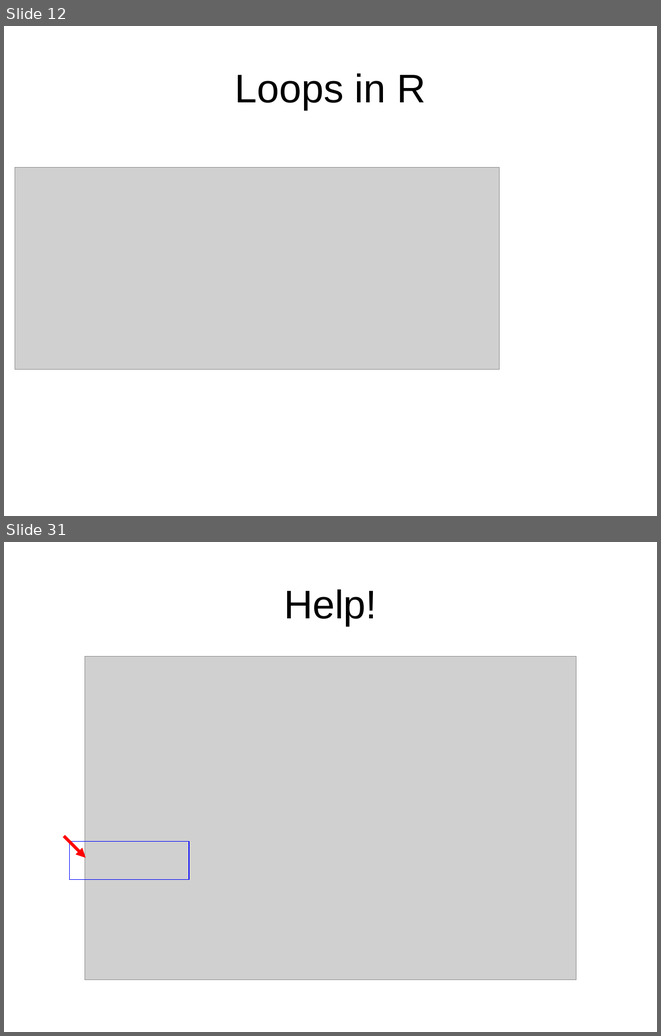
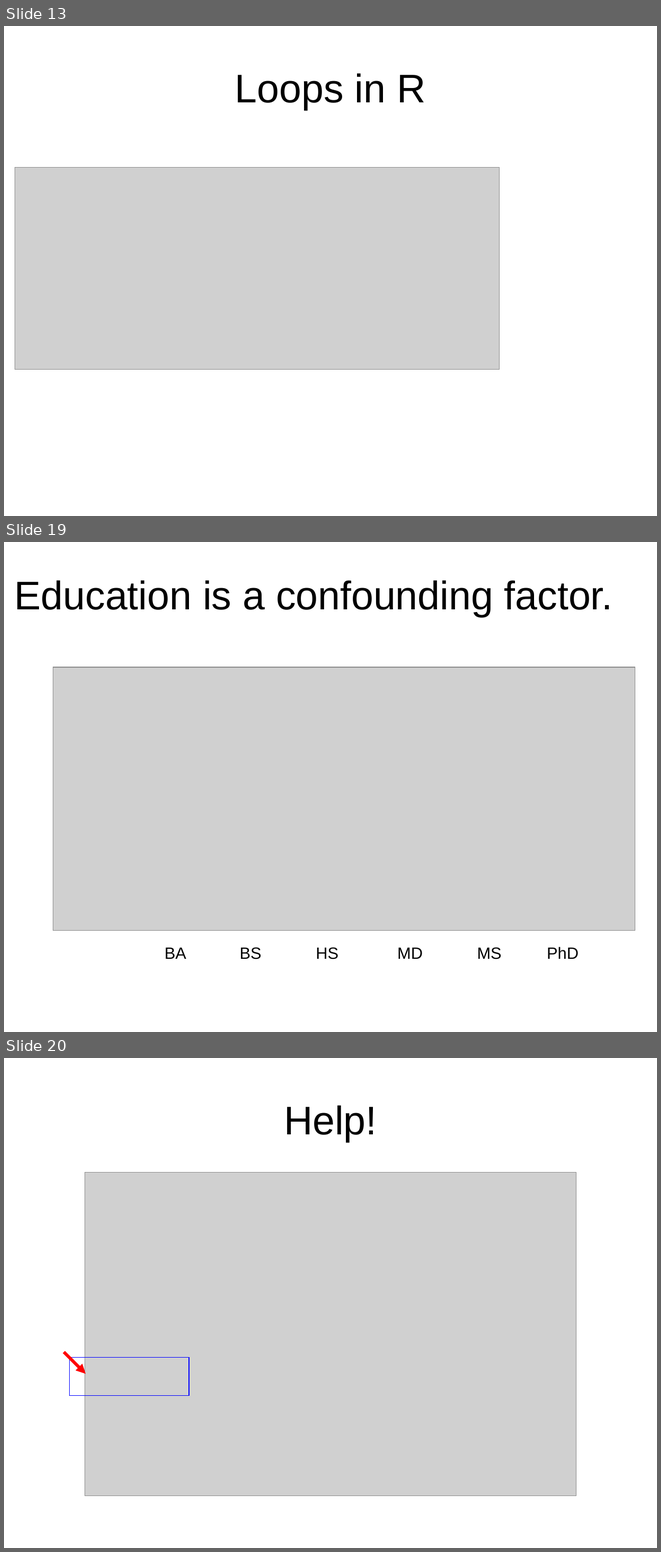
Before and after one commit to hongqin/R-workshop-GAS14, a slide deck: 1.Introduction_to_R/Learning_R_by_metricExample.ppt. Shown one above the other, each under a label of ours: slides 12 and 31 before the commit, slides 13, 19 and 20 after it; the slides between them are not shown. The pictures are 661x1036 and 661x1552 pixels, drawn with LibreOffice and Linux fonts; fonts in the diff are those of the drawing; grey boxes stand for pictures. Boxes give left, top, right and bottom in pixels: in the first picture for what was removed or moved away, otherwise in the second. Text is boxed around its words. In the diff, an @@ line names an element or a change of style, - is before the commit and + after.

```diff
--- a/1.Introduction_to_R/Learning_R_by_metricExample.ppt
+++ b/1.Introduction_to_R/Learning_R_by_metricExample.ppt
@@ slide 19 added at (x1=4, y1=542, x2=657, y2=1032), background #FFFFFF @@
@@ title added at (x1=15, y1=580, x2=613, y2=617), 44 pt, text #000000 @@
+Education is a confounding factor.
@@ picture added at (x1=53, y1=668, x2=635, y2=930) @@
@@ text added at (x1=165, y1=946, x2=579, y2=959), 18 pt, text #000000 @@
+BA BS HS MD MS PhD
@@ what was slide 12 is now slide 13 @@
@@ what was slide 31 is now slide 20 @@
```
Also in this commit, not shown: 1 slide changed, 4 other slides added, 21 slides removed, 3 other files.
